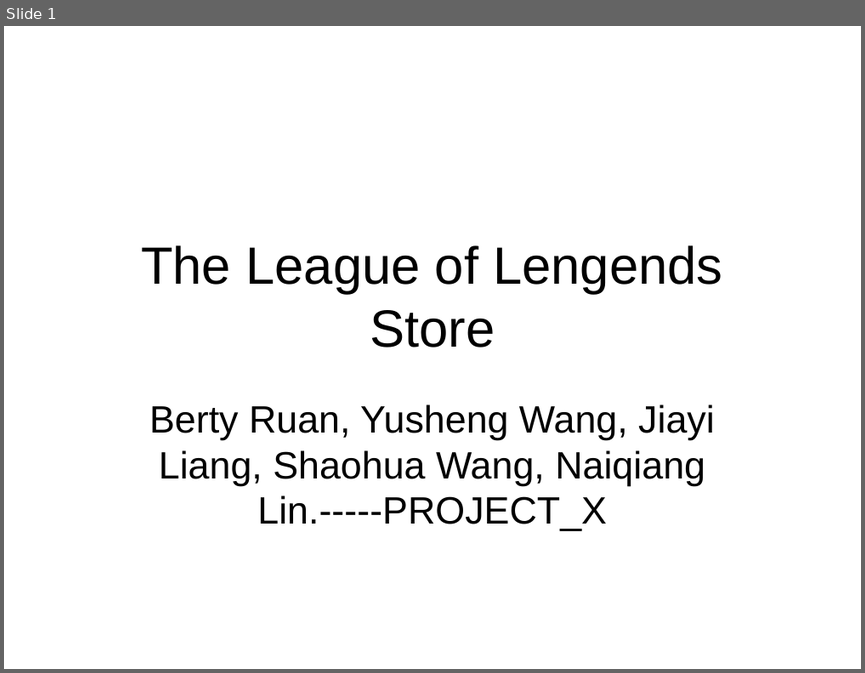
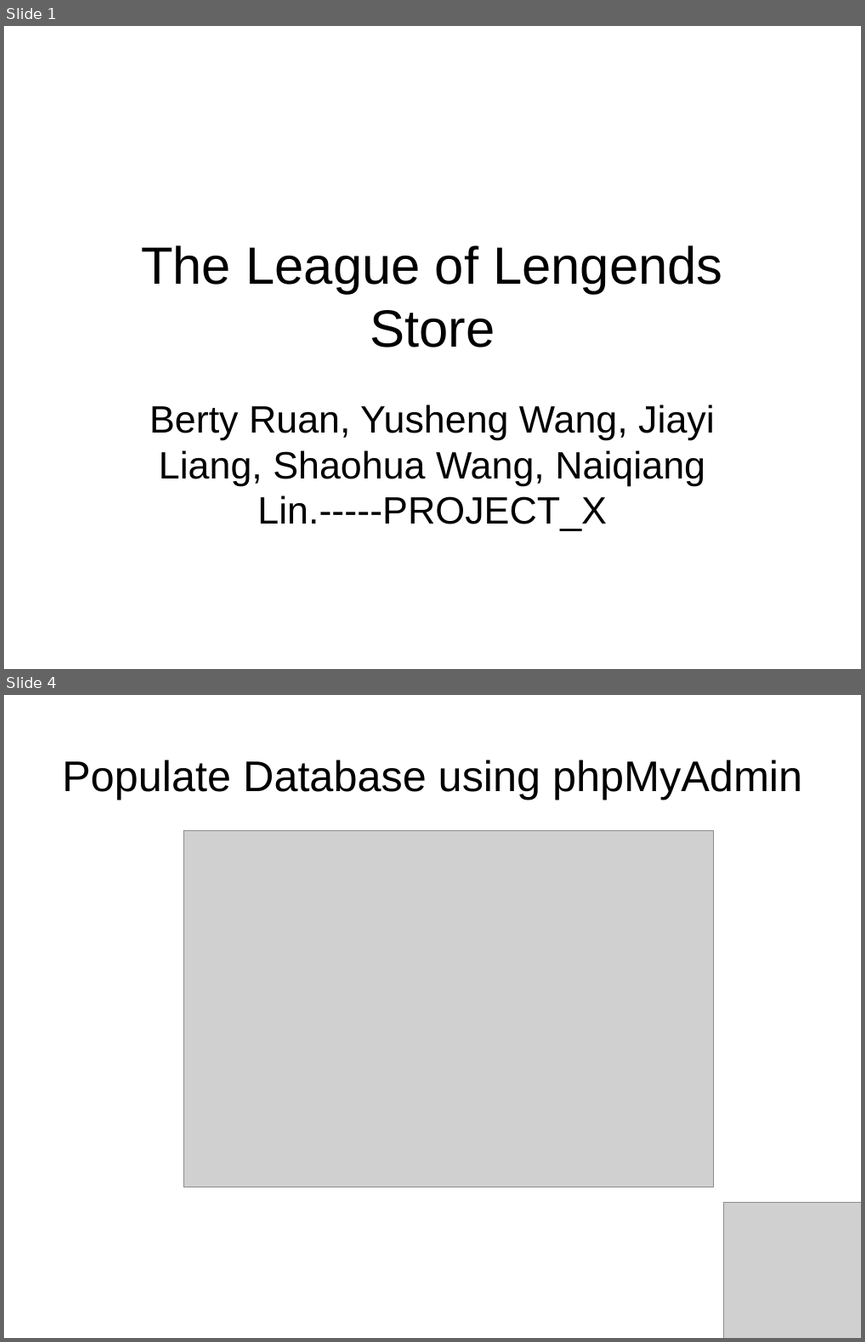
Before and after one commit to yvw5231/project, a slide deck: The League of Lengends Store.ppt. Shown one above the other, each under a label of ours: slide 1 before the commit, slides 1 and 4 after it; the slides between them are not shown. The pictures are 865x673 and 865x1342 pixels, drawn with LibreOffice and Linux fonts; fonts in the diff are those of the drawing; grey boxes stand for pictures; background and template pictures are left out. Boxes give left, top, right and bottom in pixels: in the first picture for what was removed or moved away, otherwise in the second. Text is boxed around its words. In the diff, an @@ line names an element or a change of style, - is before the commit and + after.

```diff
--- a/The League of Lengends Store.ppt
+++ b/The League of Lengends Store.ppt
@@ slide 4 added at (x1=4, y1=695, x2=861, y2=1338), background #FFFFFF @@
@@ title added at (x1=62, y1=760, x2=802, y2=800), 36 pt, text #000000 @@
+Populate Database using phpMyAdmin
@@ picture added at (x1=184, y1=831, x2=714, y2=1187) @@
@@ picture added at (x1=724, y1=1202, x2=861, y2=1338) @@
```
Also in this commit, not shown: 4 other slides added, 4 slides removed.
